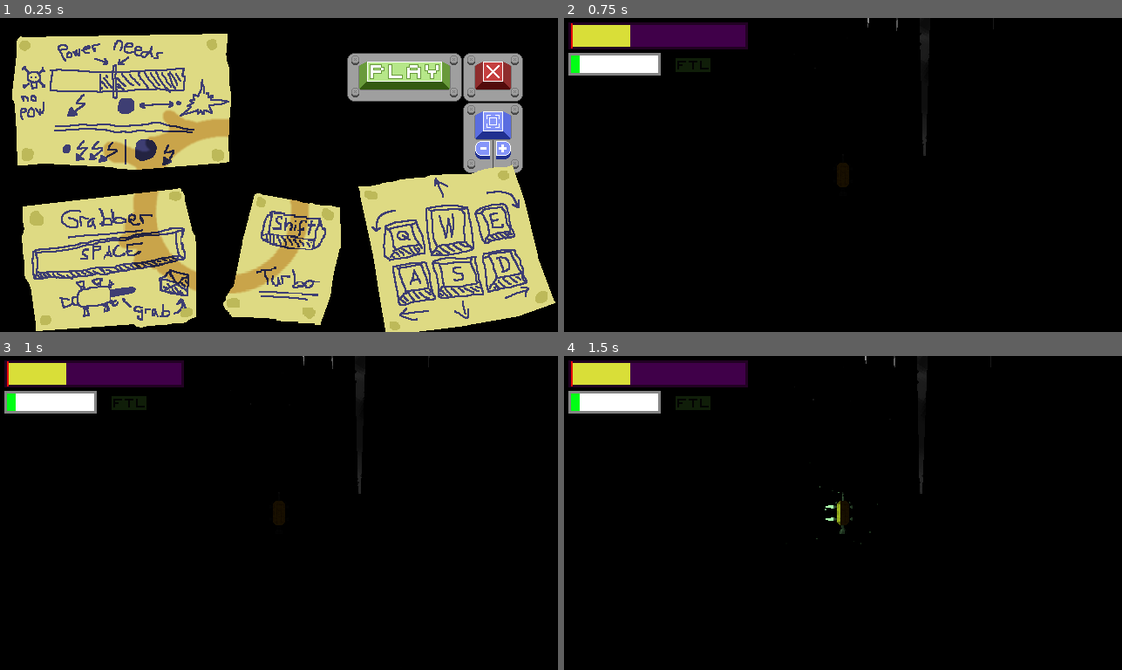
Above: before the commit, frames 1-4 (two rows, left to right).
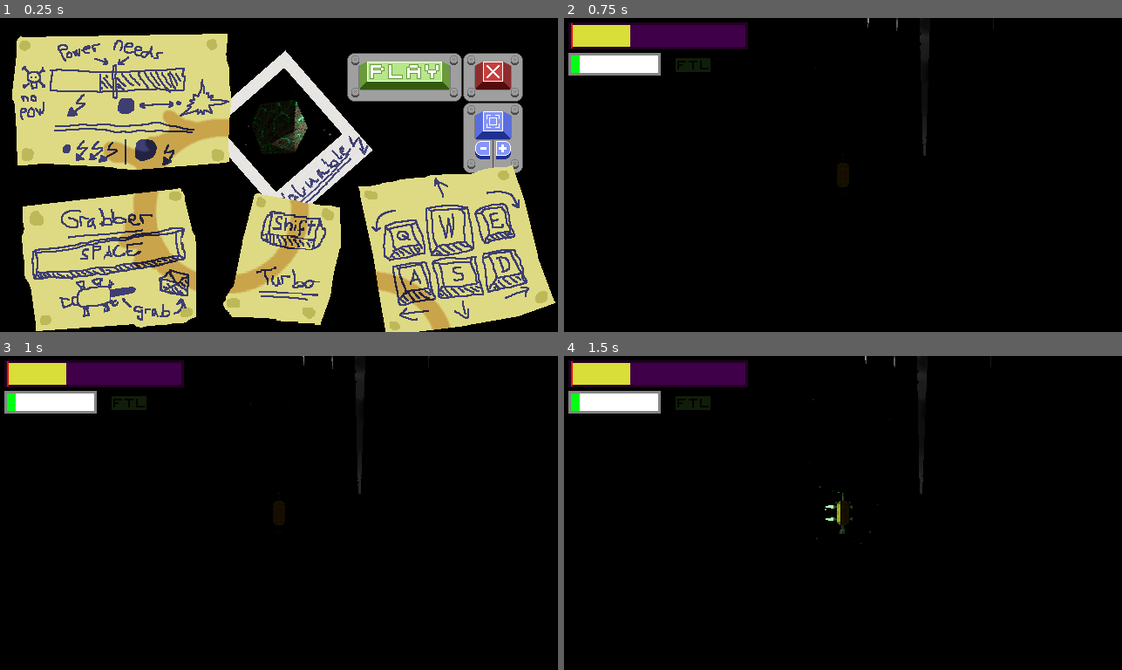
Above: after the commit, the same moments.

Repository: Fl0xy/Ludum_Dare_50
Game: Godot game, scene res://StartMenu.tscn
The game is run twice, just before and just after one commit, with the same random seed, the same clock (stepped at 60 frames per second) and the same inputs. Sound files missing from this copy of the repository are replaced by a short silence.
Inputs (mouse positions are in pixels of both pictures, inside the frame that each line leads up to):
- Up to frame 1 (0.25 s): no input
- Up to frame 2 (0.75 s): click (965, 77) at 0.5 s
- Up to frame 3 (1 s): no input
- Up to frame 4 (1.5 s): tap Enter (ui_accept) at 1.25 s; hold Right (ui_right) from 1.28 s (still down)

The runs differ from the first frame. In frame 1, 4.7% of the frame differs, in the area x 40-81%, y 10-100%; in frame 2, nothing differs; in frame 3, nothing differs; in frame 4, nothing differs.

Commit message:
added polaroid of energy asteroids to the start menu; changed movement postit note

Diff:
--- a/StartMenu.tscn
+++ b/StartMenu.tscn
@@ -16,6 +16,7 @@
 [ext_resource path="res://resource/tutorial_postit_note_power_and_blackhole.png" type="Texture" id=14]
 [ext_resource path="res://resource/tutorial_postit_note_grabber.png" type="Texture" id=15]
 [ext_resource path="res://resource/tutorial_postit_note_movement.png" type="Texture" id=16]
+[ext_resource path="res://resource/polaroid.png" type="Texture" id=17]
 
 [node name="StartMenu" type="Node2D"]
 script = ExtResource( 1 )
@@ -73,6 +74,11 @@
 texture_normal = ExtResource( 7 )
 texture_pressed = ExtResource( 5 )
 
+[node name="Polaroid" type="Sprite" parent="."]
+position = Vector2( 329, 137 )
+rotation = -0.719709
+texture = ExtResource( 17 )
+
 [node name="TutorialPostitNoteGrabber" type="Sprite" parent="."]
 position = Vector2( 125.5, 277 )
 texture = ExtResource( 15 )
Not shown: 1 places in StartMenu.tscn that only renumber resources
Binary file added: art_sources/polaroid.aseprite
Binary file changed: art_sources/tutorial_postit_notes.aseprite
Binary file added: resource/polaroid.png
Not shown, added: resource/polaroid.png.import
Binary file changed: resource/tutorial_postit_note_movement.png
